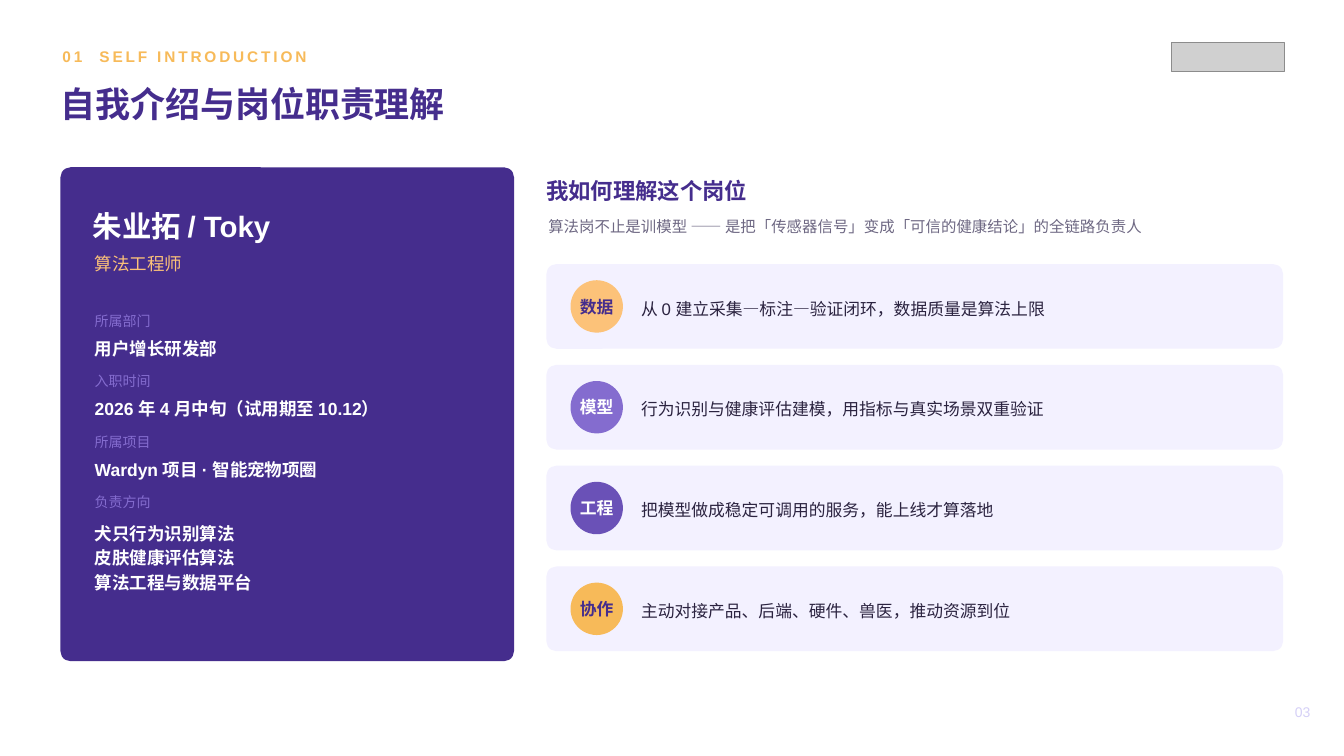
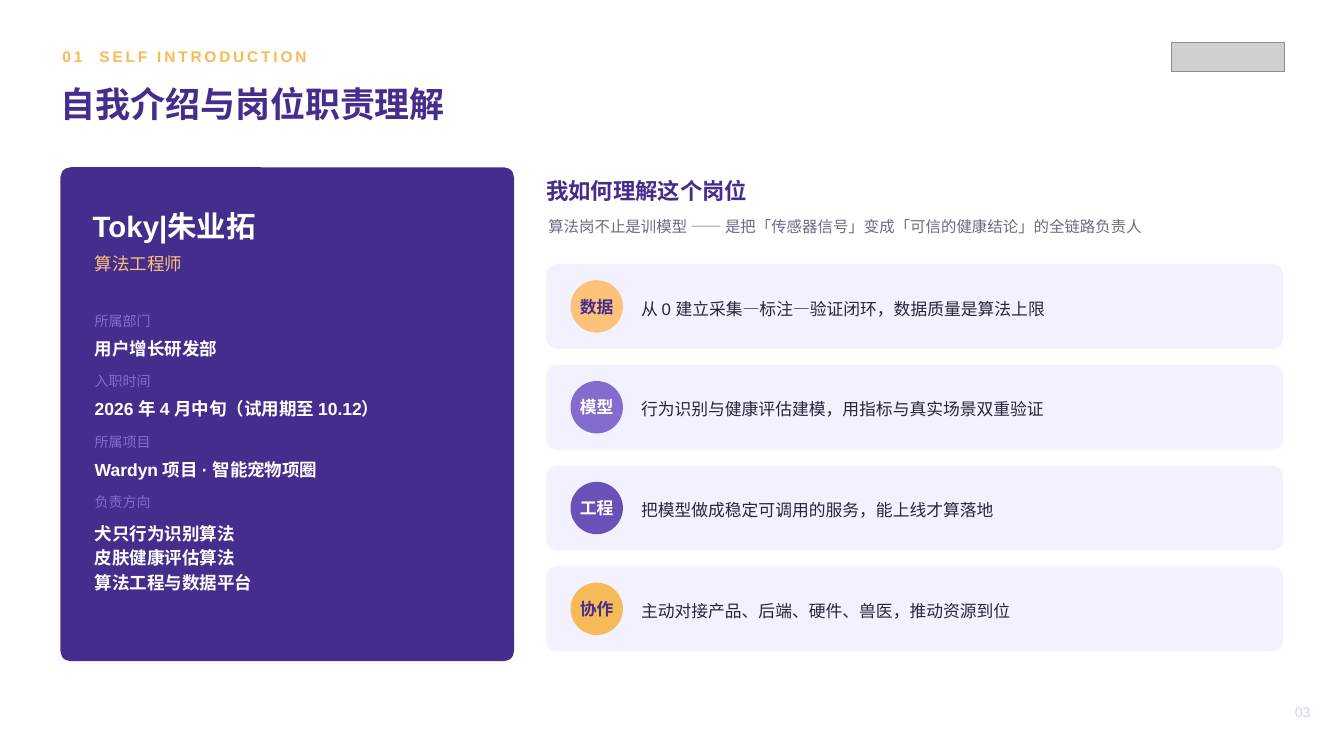
Before and after one commit to zhuyetuo/workplace_soft_skills, a slide deck: slide 3 of 转正述职/转正述职报告-朱业拓.pptx. Drawn at 1344x756 pixels with LibreOffice and Linux fonts; fonts in the diff are those of the drawing; grey boxes stand for pictures. Boxes give left, top, right and bottom in pixels: in the first picture for what was removed or moved away, otherwise in the second. Text is boxed around its words. In the diff, an @@ line names an element or a change of style, - is before the commit and + after.

```diff
--- a/转正述职/转正述职报告-朱业拓.pptx
+++ b/转正述职/转正述职报告-朱业拓.pptx
@@ text at (93, 214, 256, 243): text changed @@
-朱业拓 / Toky
+Toky|朱业拓
```
Also in this commit, not shown: 2 other slides changed, 1 other file.
